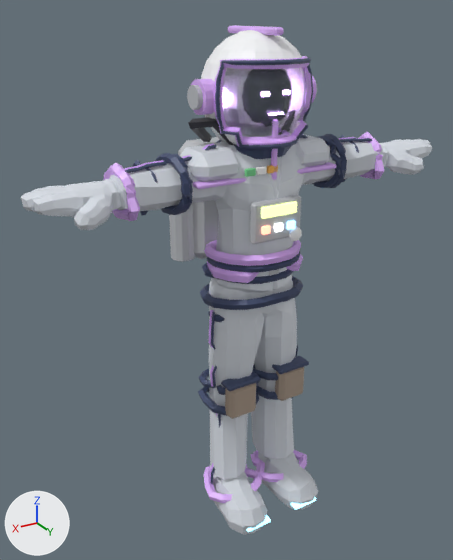
What one commit did to the glTF model assets/models/char_nox.glb.
Camera for both pictures: a 50 mm lens placed at (0.634, 0.981, 0.986), pointed at (0.035, -0.017, 0.488). The lights are fixed; the arrows at lower left show +X, +Y and +Z. The first picture is the older version. Where no turn or scale is listed for an object, it has been applied to the vertices. Vertices at exactly the same position are counted once.

Objects in the first picture: 'Abdomen_dark', 'Abdomen_nox_trim', 'Chest_gray', 'Chest_nox_trim', 'Head_dark', 'Head_nox_helm', 'Head_nox_trim', 'Head_visor', 'Hips_dark', 'Suit_Body_suit', 'Suit_Feet_suit', 'Suit_Legs_suit', 'UpperArm.R_nox_suit' and 32 more.
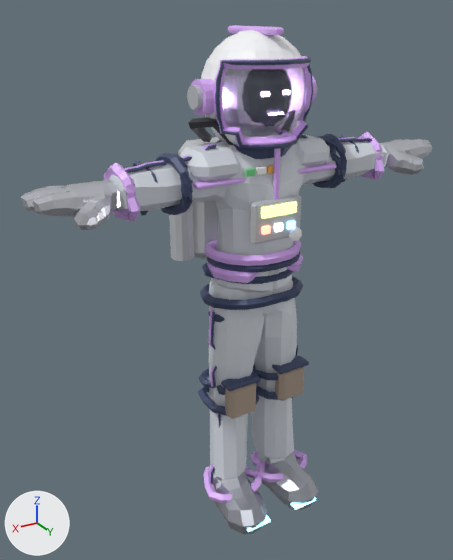
What differs and where, as boxes (x1, y1, x2, y2) in the pictures (453 x 560 px):
'Chest_nox_trim', reshaped
    before: (271, 148, 278, 180)
    after: (273, 148, 281, 200)
part 2 of me_cube_001, recoloured
    both: (107, 179, 121, 208)
part 3 of me_cube_001, recoloured
    both: (21, 139, 432, 230)
part 4 of me_cube_003, recoloured (darker)
    both: (214, 452, 318, 534)

Diff of the bpy script that builds the scene:
```diff
--- a/assets/models/char_nox.glb.py
+++ b/assets/models/char_nox.glb.py
@@ mat_nox_boot_001 @@
+mat_nox_boot_001 = principled_material('nox_boot.001')
+mat_nox_boot_001.base_color = (0.5, 0.52, 0.58)  # light grey #bcbfc8
+mat_nox_boot_001.metallic = 0.85
+mat_nox_boot_001.roughness = 0.35
@@ mat_nox_glove_001 @@
+mat_nox_glove_001 = principled_material('nox_glove.001')
+mat_nox_glove_001.base_color = (0.7, 0.72, 0.78)  # white #dadde5
+mat_nox_glove_001.metallic = 0.85
+mat_nox_glove_001.roughness = 0.3
@@ me_cube_013 @@
 # used by ob_chest_nox_trim; location = (0.0, 0.0, 0.0)
-me_cube_013.from_pydata(...)  # 144 vertices, 264 faces; spans x -0.127..0.127, y -0.137..0.09, z 0.546..0.816
+me_cube_013.from_pydata(...)  # 144 vertices, 264 faces; spans x -0.127..0.127, y -0.137..0.099, z 0.546..0.782
+# me_cube_013 part 1: the loose piece of 24 vertices spanning x -0.006..0.005, y 0.082..0.09, z 0.616..0.816 is scaled about its middle by (1, 1, 0.832), then moved by (0.0, 0.009, -0.017)
 me_cube_013.materials.append(mat_nox_trim)
@@ me_cube_001 @@
 me_cube_001.from_pydata(...)  # 1168 vertices, 2332 faces; spans x -0.429..0.429, y -0.043..0.108, z 0.494..0.788
 # used by ob_suit_body_suit; location = (0.0, 0.0, 0.0)
+# me_cube_001 part 2: 16 faces spanning x 0.278..0.29, y 0.014..0.069, z 0.69..0.737 switch from mat_nox_suit (white #dadfe7) to mat_nox_glove_001 (white #dadde5)
+# me_cube_001 part 3: 1304 faces spanning x -0.429..0.429, y -0.006..0.108, z 0.678..0.738 switch from mat_nox_glove (white #dee3eb) to mat_nox_glove_001 (white #dadde5)
@@ me_cube_003 @@
 me_cube_003.from_pydata(...)  # 223 vertices, 422 faces; spans x -0.115..0.114, y -0.013..0.162, z -0.02..0.081
 # used by ob_suit_feet_suit; location = (0.0, 0.0, 0.0)
+# me_cube_003 part 4: 193 faces spanning x -0.115..0.114, y -0.001..0.162, z -0.02..0.076 switch from mat_nox_boot (light grey #d0d5dd) to mat_nox_boot_001 (light grey #bcbfc8)
 me_cube_003.materials.append(mat_nox_suit)
```
